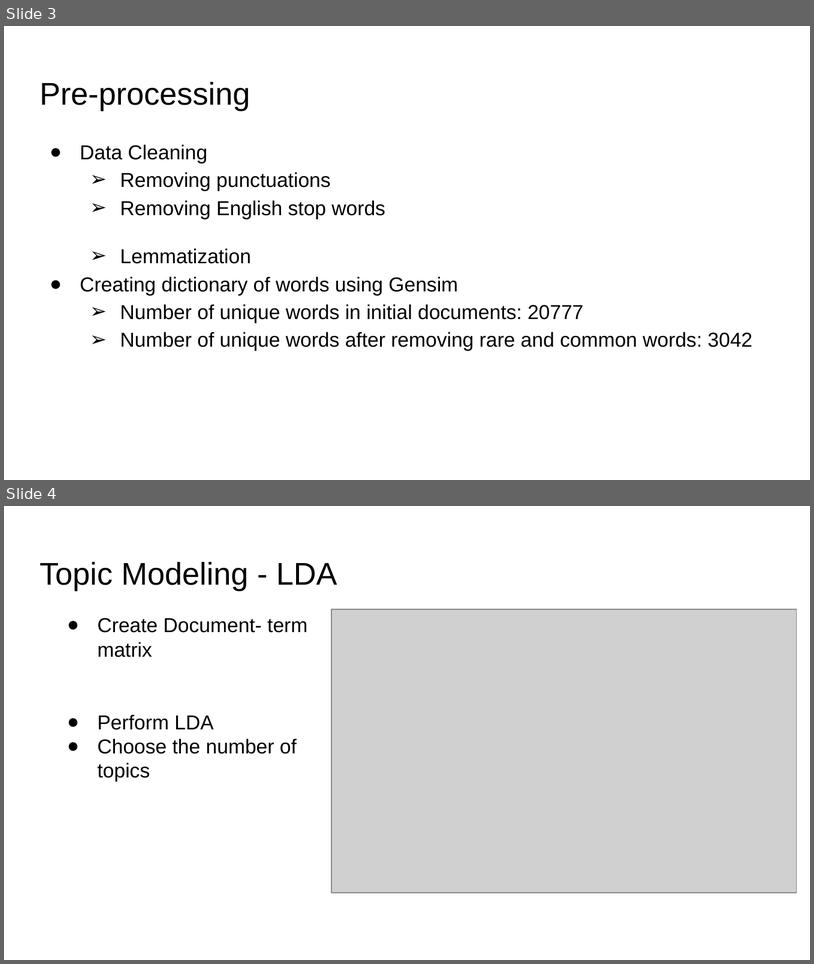
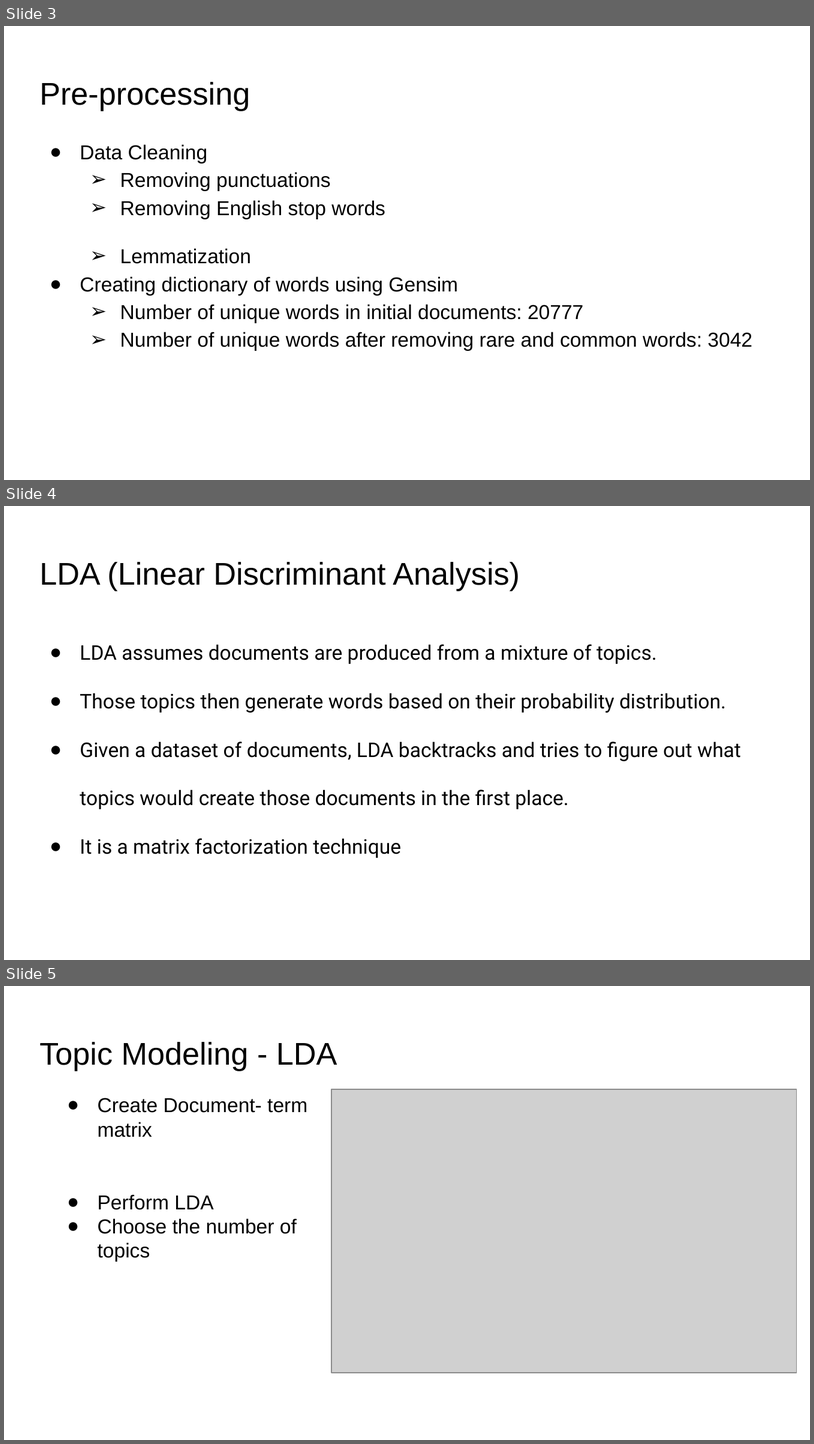
Before and after one commit to nsinha280/nlp_medium_articles, a slide deck: NLP_final_project_Nimesh_Sinha.pptx. Shown one above the other, each under a label of ours: slides 3 and 4 before the commit, slides 3, 4 and 5 after it. The pictures are 814x964 and 814x1444 pixels, drawn with LibreOffice and Linux fonts; fonts in the diff are those of the drawing; grey boxes stand for pictures. Boxes give left, top, right and bottom in pixels: in the first picture for what was removed or moved away, otherwise in the second. Text is boxed around its words. In the diff, an @@ line names an element or a change of style, - is before the commit and + after.

```diff
--- a/NLP_final_project_Nimesh_Sinha.pptx
+++ b/NLP_final_project_Nimesh_Sinha.pptx
@@ slide 4 added at (4,506,810,960), background #FFFFFF @@
@@ title added at (39,562,520,591), 28 pt, text #000000 @@
+LDA (Linear Discriminant Analysis)
@@ text added at (80,644,741,858), 18 pt, text #000000 @@
+● LDA assumes documents are produced from a mixture of topics.
+● Those topics then generate words based on their probability distribution.
+● Given a dataset of documents, LDA backtracks and tries to figure out what topics would create those documents in the first place.
+● It is a matrix factorization technique
@@ what was slide 4 is now slide 5 @@
```
Also in this commit, not shown: 2 slides changed.
